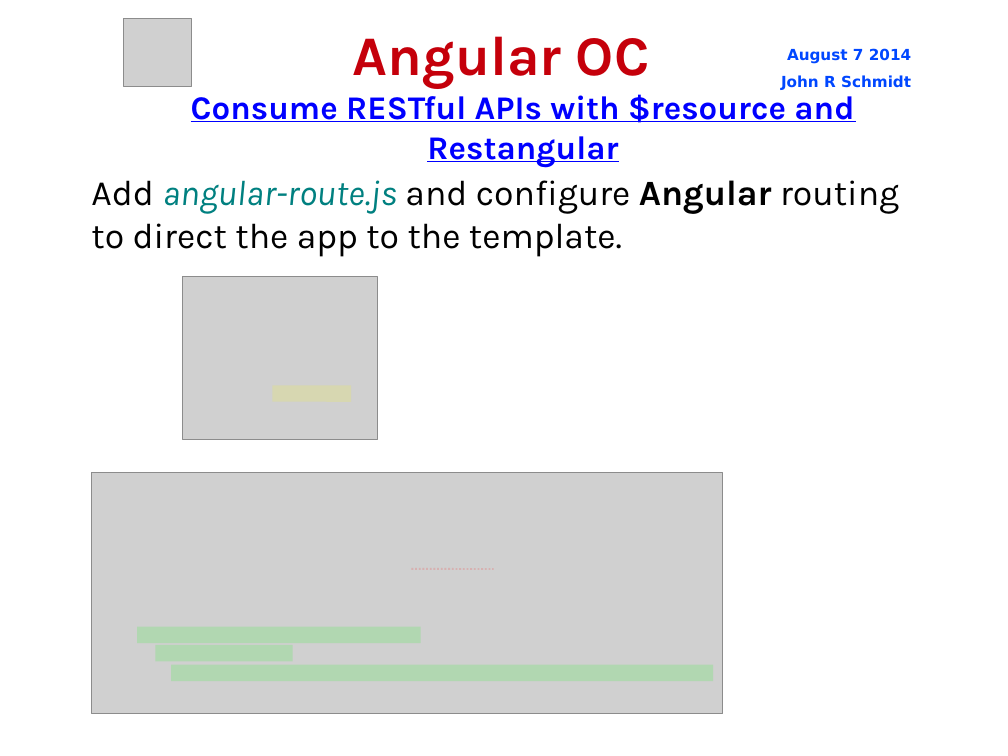
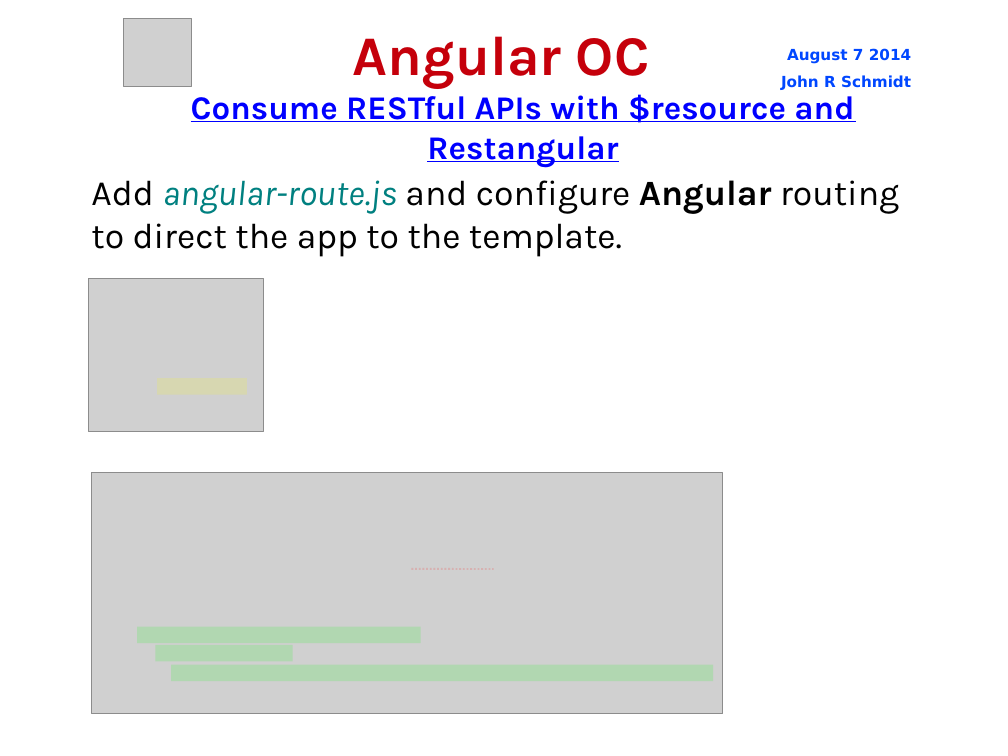
Before and after one commit to jrschmidt/fifa-angular-rest-demo, a slide deck: slide 23 of fifa.odp. Drawn at 1008x756 pixels with LibreOffice and Linux fonts; fonts in the diff are those of the drawing; grey boxes stand for pictures; background and template pictures are left out. Boxes give left, top, right and bottom in pixels: in the first picture for what was removed or moved away, otherwise in the second. Text is boxed around its words. In the diff, an @@ line names an element or a change of style, - is before the commit and + after.

```diff
--- a/fifa.odp
+++ b/fifa.odp
@@ picture: place and size @@
-picture at box(183, 276, 377, 439)
+picture at box(89, 278, 264, 432)
@@ line moved from (273, 393) - (351, 393) to (157, 386) - (247, 386) @@
```
Also in this commit, not shown: 1 other file.
